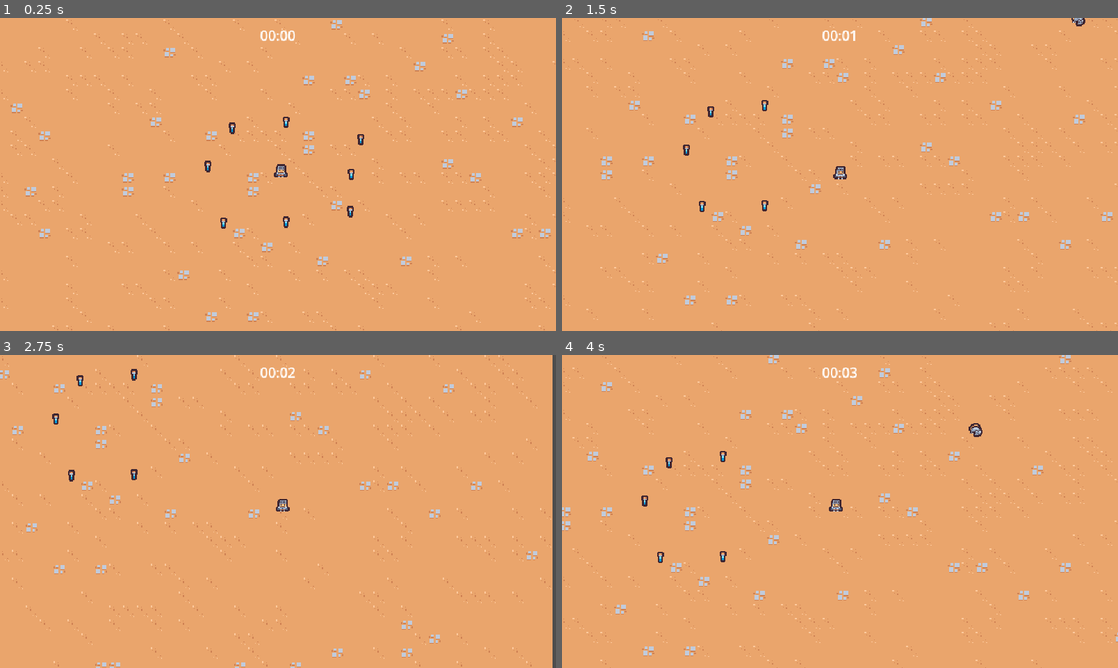
Above: before the commit, frames 1-4 (two rows, left to right).
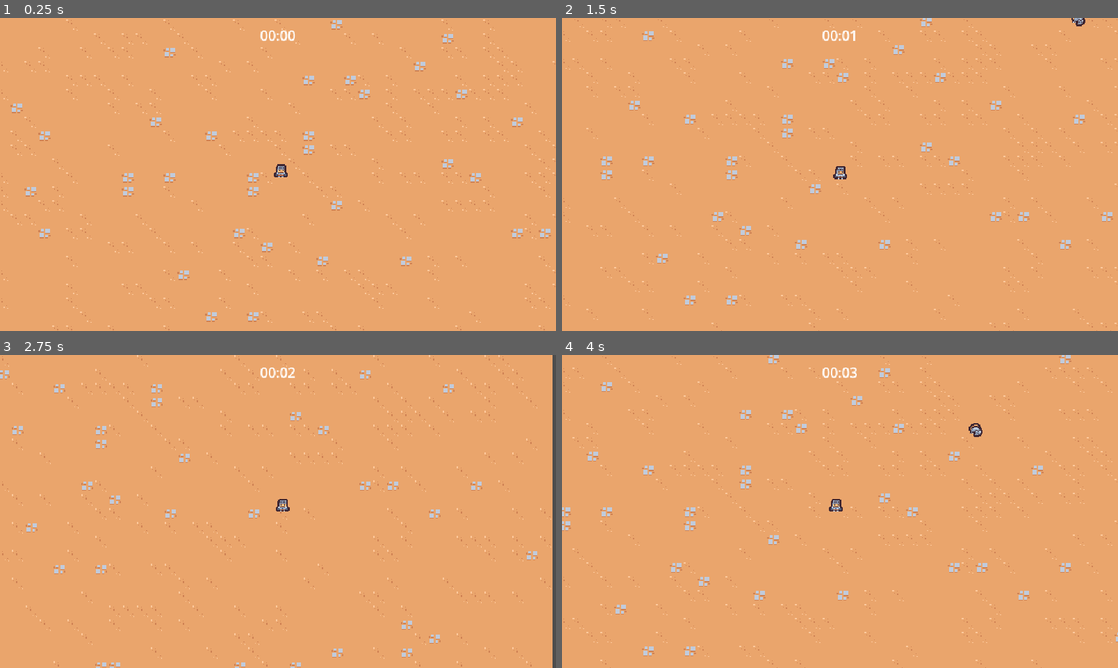
Above: after the commit, the same moments.

Repository: cstaaben/Gladiators
Game: Godot game, scene res://scenes/main/root.tscn
The game is run twice, just before and just after one commit, with the same random seed, the same clock (stepped at 60 frames per second) and the same inputs.
Inputs:
- Up to frame 1 (0.25 s): no input
- Up to frame 2 (1.5 s): hold Right (move_right) 0.53-1.28 s; hold S (move_down) from 1.28 s (still down)
- Up to frame 3 (2.75 s): release S (move_down) at 2.03 s; hold Right (move_right) from 2.03 s (still down)
- Up to frame 4 (4 s): release Right (move_right) at 2.78 s; hold Up (move_up) 2.78-3.53 s; hold Left (move_left) from 3.53 s (still down)

The runs differ from the first frame. In frame 1, 0.3% of the frame differs, in the area x 36-66%, y 31-68%; in frame 2, 0.2%; in frame 3, 0.2%; in frame 4, 0.2%.

Commit message:
Implement basic components and damage

Diff:
--- a/project.godot
+++ b/project.godot
@@ -63,8 +63,7 @@
 2d_physics/layer_1="Terrain"
 2d_physics/layer_2="Player"
 2d_physics/layer_3="Enemy"
-2d_physics/layer_4="EnemyCollision"
-2d_physics/layer_5="PlayerPickup"
+2d_physics/snap/snap_2d_transforms_to_pixel=true
 
 [rendering]
 
--- /dev/null
+++ b/scenes/ability/sword/sword_ability.gd
@@ -0,0 +1,4 @@
+extends Node2D
+class_name SwordAbility
+
+@onready var hitbox: HitboxComponent = $HitboxComponent
--- a/scenes/ability/sword/sword_ability.tscn
+++ b/scenes/ability/sword/sword_ability.tscn
@@ -1,6 +1,47 @@
-[gd_scene load_steps=6 format=3 uid="uid://ctnv0v6v8o0g5"]
+[gd_scene load_steps=8 format=3 uid="uid://ctnv0v6v8o0g5"]
 
 [ext_resource type="Texture2D" uid="uid://d2unnlclq4eox" path="res://scenes/ability/sword/sword.png" id="1_i8qm2"]
+[ext_resource type="Script" path="res://scenes/ability/sword/sword_ability.gd" id="1_ja4wb"]
+[ext_resource type="PackedScene" uid="uid://brdwjs2p2glh0" path="res://scenes/component/hit_box_component.tscn" id="2_4wyip"]
+
+[sub_resource type="Animation" id="Animation_x4jrf"]
+length = 0.001
+tracks/0/type = "value"
+tracks/0/imported = false
+tracks/0/enabled = true
+tracks/0/path = NodePath("Sprite:rotation")
+tracks/0/interp = 1
+tracks/0/loop_wrap = true
+tracks/0/keys = {
+"times": PackedFloat32Array(0),
+"transitions": PackedFloat32Array(1),
+"update": 0,
+"values": [0.0]
+}
+tracks/1/type = "value"
+tracks/1/imported = false
+tracks/1/enabled = true
+tracks/1/path = NodePath("Sprite:scale")
+tracks/1/interp = 1
+tracks/1/loop_wrap = true
+tracks/1/keys = {
+"times": PackedFloat32Array(0),
+"transitions": PackedFloat32Array(1),
+"update": 0,
+"values": [Vector2(1, 1)]
+}
+tracks/2/type = "value"
+tracks/2/imported = false
+tracks/2/enabled = true
+tracks/2/path = NodePath("HitboxComponent/CollisionShape2D:disabled")
+tracks/2/interp = 1
+tracks/2/loop_wrap = true
+tracks/2/keys = {
+"times": PackedFloat32Array(0),
+"transitions": PackedFloat32Array(1),
+"update": 1,
+"values": [true]
+}
 
 [sub_resource type="Animation" id="Animation_rgj2k"]
 resource_name = "swing"
@@ -47,7 +88,7 @@
 tracks/3/type = "value"
 tracks/3/imported = false
 tracks/3/enabled = true
-tracks/3/path = NodePath("Area2D/CollisionShape2D:disabled")
+tracks/3/path = NodePath("HitboxComponent/CollisionShape2D:disabled")
 tracks/3/interp = 1
 tracks/3/loop_wrap = true
 tracks/3/keys = {
@@ -57,55 +98,17 @@
 "values": [true, false, true]
 }
 
-[sub_resource type="Animation" id="Animation_x4jrf"]
-length = 0.001
-tracks/0/type = "value"
-tracks/0/imported = false
-tracks/0/enabled = true
-tracks/0/path = NodePath("Sprite:rotation")
-tracks/0/interp = 1
-tracks/0/loop_wrap = true
-tracks/0/keys = {
-"times": PackedFloat32Array(0),
-"transitions": PackedFloat32Array(1),
-"update": 0,
-"values": [0.0]
-}
-tracks/1/type = "value"
-tracks/1/imported = false
-tracks/1/enabled = true
-tracks/1/path = NodePath("Sprite:scale")
-tracks/1/interp = 1
-tracks/1/loop_wrap = true
-tracks/1/keys = {
-"times": PackedFloat32Array(0),
-"transitions": PackedFloat32Array(1),
-"update": 0,
-"values": [Vector2(1, 1)]
-}
-tracks/2/type = "value"
-tracks/2/imported = false
-tracks/2/enabled = true
-tracks/2/path = NodePath("Area2D/CollisionShape2D:disabled")
-tracks/2/interp = 1
-tracks/2/loop_wrap = true
-tracks/2/keys = {
-"times": PackedFloat32Array(0),
-"transitions": PackedFloat32Array(1),
-"update": 1,
-"values": [true]
-}
-
 [sub_resource type="AnimationLibrary" id="AnimationLibrary_m48ij"]
 _data = {
 "RESET": SubResource("Animation_x4jrf"),
 "swing": SubResource("Animation_rgj2k")
 }
 
-[sub_resource type="RectangleShape2D" id="RectangleShape2D_q8cio"]
+[sub_resource type="RectangleShape2D" id="RectangleShape2D_u1b6u"]
 size = Vector2(30, 30)
 
 [node name="SwordAbility" type="Node2D"]
+script = ExtResource("1_ja4wb")
 
 [node name="AnimationPlayer" type="AnimationPlayer" parent="."]
 autoplay = "swing"
@@ -117,11 +120,9 @@
 texture = ExtResource("1_i8qm2")
 offset = Vector2(2.08165e-12, -4)
 
-[node name="Area2D" type="Area2D" parent="."]
-collision_layer = 4
-collision_mask = 0
+[node name="HitboxComponent" parent="." instance=ExtResource("2_4wyip")]
 
-[node name="CollisionShape2D" type="CollisionShape2D" parent="Area2D"]
+[node name="CollisionShape2D" type="CollisionShape2D" parent="HitboxComponent"]
 position = Vector2(15, 2.08165e-12)
-shape = SubResource("RectangleShape2D_q8cio")
+shape = SubResource("RectangleShape2D_u1b6u")
 disabled = true
--- a/scenes/ability/sword/sword_ability_controller.gd
+++ b/scenes/ability/sword/sword_ability_controller.gd
@@ -3,6 +3,7 @@
 
 const MAX_RANGE = 150
 @export var sword_ability: PackedScene
+var damage = 5
 
 
 func _ready():
@@ -27,8 +28,10 @@
 		return a_dist < b_dist
 	)
 
-	var sword_instance = sword_ability.instantiate() as Node2D
+	var sword_instance = sword_ability.instantiate() as SwordAbility
 	player.get_parent().add_child(sword_instance)
+	sword_instance.hitbox.damage = damage
+
 	sword_instance.global_position = enemies[0].global_position
 	sword_instance.global_position += Vector2.RIGHT.rotated(randf_range(0, TAU)) * 4
 
--- a/scenes/autoload/game_events.gd
+++ b/scenes/autoload/game_events.gd
@@ -1,7 +1,7 @@
 extends Node
 
 
-signal exp_vial_collected(number: float)
+signal xp_vial_collected(number: float)
 
-func emit_exp_vial_collected(number: float):
-	exp_vial_collected.emit(number)
+func emit_xp_vial_collected(number: float):
+	xp_vial_collected.emit(number)
--- a/scenes/component/health_component.gd
+++ b/scenes/component/health_component.gd
@@ -1,4 +1,5 @@
 extends Node
+class_name HealthComponent
 
 
 signal died
@@ -13,6 +14,9 @@
 
 func damage(amount: float):
 	current = max(current - amount, 0)
+	Callable(check_death).call_deferred()
+
+func check_death():
 	if current > 0:
 		return
 
--- /dev/null
+++ b/scenes/component/hit_box_component.gd
@@ -0,0 +1,4 @@
+extends Area2D
+class_name HitboxComponent
+
+var damage = 0
--- /dev/null
+++ b/scenes/component/hit_box_component.tscn
@@ -0,0 +1,8 @@
+[gd_scene load_steps=2 format=3 uid="uid://brdwjs2p2glh0"]
+
+[ext_resource type="Script" path="res://scenes/component/hit_box_component.gd" id="1_dc7pv"]
+
+[node name="HitboxComponent" type="Area2D"]
+collision_layer = 4
+collision_mask = 0
+script = ExtResource("1_dc7pv")
--- /dev/null
+++ b/scenes/component/hurt_box_component.gd
@@ -0,0 +1,17 @@
+extends Area2D
+class_name HurtboxComponent
+
+
+@export var health: HealthComponent
+
+
+func _ready():
+    area_entered.connect(on_area_entered)
+
+
+func on_area_entered(area: Area2D):
+    if not area is HitboxComponent or health == null:
+        return
+
+    var hitbox = area as HitboxComponent
+    health.damage(hitbox.damage)
--- /dev/null
+++ b/scenes/component/hurt_box_component.tscn
@@ -0,0 +1,8 @@
+[gd_scene load_steps=2 format=3 uid="uid://ckbkksdk7rjau"]
+
+[ext_resource type="Script" path="res://scenes/component/hurt_box_component.gd" id="1_tvva8"]
+
+[node name="HurtboxComponent" type="Area2D"]
+collision_layer = 0
+collision_mask = 5
+script = ExtResource("1_tvva8")
--- /dev/null
+++ b/scenes/component/vial_drop_component.gd
@@ -0,0 +1,18 @@
+extends Node
+
+
+@export_range(0,1) var drop_percent: float = 0.5
+@export var health_component: Node
+@export var vial_scene: PackedScene
+
+func _ready():
+    (health_component as HealthComponent).died.connect(on_died)
+
+func on_died():
+    if vial_scene == null or not owner is Node2D or randf() > drop_percent:
+        return
+
+    var spawn_position = (owner as Node2D).global_position
+    var vial_instance = vial_scene.instantiate() as Node2D
+    owner.get_parent().add_child(vial_instance)
+    vial_instance.global_position = spawn_position
--- /dev/null
+++ b/scenes/component/vial_drop_component.tscn
@@ -0,0 +1,8 @@
+[gd_scene load_steps=3 format=3 uid="uid://b1t3qmtil0nvp"]
+
+[ext_resource type="Script" path="res://scenes/component/vial_drop_component.gd" id="1_7v7lm"]
+[ext_resource type="PackedScene" uid="uid://bri5gmy3ic52o" path="res://scenes/game_object/experience_vial/experience_vial.tscn" id="2_u7njw"]
+
+[node name="VialDropComponent" type="Node"]
+script = ExtResource("1_7v7lm")
+vial_scene = ExtResource("2_u7njw")
--- a/scenes/game_object/enemy/enemy.gd
+++ b/scenes/game_object/enemy/enemy.gd
@@ -3,8 +3,7 @@
 
 const MAX_SPEED = 40
 
-func _ready():
-	$Area2D.area_entered.connect(on_area_entered)
+@onready var health: HealthComponent = $HealthComponent
 
 
 func _process(_delta):
@@ -18,7 +17,3 @@
 	if player != null:
 		return (player.global_position - global_position).normalized()
 	return Vector2.ZERO
-
-
-func on_area_entered(_area: Area2D):
-	queue_free()
--- a/scenes/game_object/enemy/enemy.tscn
+++ b/scenes/game_object/enemy/enemy.tscn
@@ -1,9 +1,12 @@
-[gd_scene load_steps=5 format=3]
+[gd_scene load_steps=8 format=3 uid="uid://bkaafh1kht3l"]
 
 [ext_resource type="Texture2D" uid="uid://cp6iukrlmk5jx" path="res://scenes/game_object/enemy/enemy.png" id="1_1t6eo"]
+[ext_resource type="PackedScene" uid="uid://cxr7r8lu6oe7y" path="res://scenes/component/health_component.tscn" id="2_0b0ca"]
 [ext_resource type="Script" path="res://scenes/game_object/enemy/enemy.gd" id="2_4h8b4"]
+[ext_resource type="PackedScene" uid="uid://b1t3qmtil0nvp" path="res://scenes/component/vial_drop_component.tscn" id="3_iw1xt"]
+[ext_resource type="PackedScene" uid="uid://ckbkksdk7rjau" path="res://scenes/component/hurt_box_component.tscn" id="4_qww0k"]
 
-[sub_resource type="CircleShape2D" id="CircleShape2D_n22mh"]
+[sub_resource type="CircleShape2D" id="CircleShape2D_khgdg"]
 radius = 12.0
 
 [sub_resource type="CircleShape2D" id="CircleShape2D_1fhha"]
@@ -15,13 +18,17 @@
 motion_mode = 1
 script = ExtResource("2_4h8b4")
 
-[node name="Area2D" type="Area2D" parent="."]
-collision_layer = 0
-collision_mask = 5
+[node name="HealthComponent" parent="." instance=ExtResource("2_0b0ca")]
 
-[node name="CollisionShape2D" type="CollisionShape2D" parent="Area2D"]
+[node name="VialDropComponent" parent="." node_paths=PackedStringArray("health_component") instance=ExtResource("3_iw1xt")]
+health_component = NodePath("../HealthComponent")
+
+[node name="HurtboxComponent" parent="." node_paths=PackedStringArray("health") instance=ExtResource("4_qww0k")]
+health = NodePath("../HealthComponent")
+
+[node name="CollisionShape2D" type="CollisionShape2D" parent="HurtboxComponent"]
 position = Vector2(2.08165e-12, -5)
-shape = SubResource("CircleShape2D_n22mh")
+shape = SubResource("CircleShape2D_khgdg")
 
 [node name="Sprite2D" type="Sprite2D" parent="."]
 texture = ExtResource("1_1t6eo")
--- a/scenes/game_object/experience_vial/experience_vial.gd
+++ b/scenes/game_object/experience_vial/experience_vial.gd
@@ -5,6 +5,6 @@
 	$Area2D.area_entered.connect(on_area_entered)
 
 
-func on_area_entered(area: Area2D):
-	GameEvents.emit_exp_vial_collected(1)
+func on_area_entered(_area: Area2D):
+	GameEvents.emit_xp_vial_collected(1)
 	queue_free()
--- a/scenes/main/root.tscn
+++ b/scenes/main/root.tscn
@@ -7,7 +7,6 @@
 [ext_resource type="PackedScene" uid="uid://do67853sq8vsl" path="res://scenes/manager/arena_time_manager.tscn" id="2_5xanb"]
 [ext_resource type="PackedScene" path="res://scenes/game_object/game_camera/game_camera.tscn" id="3_5824q"]
 [ext_resource type="PackedScene" uid="uid://dp2a6sfm7uy4v" path="res://scenes/manager/experience_manager.tscn" id="4_homls"]
-[ext_resource type="PackedScene" uid="uid://bri5gmy3ic52o" path="res://scenes/game_object/experience_vial/experience_vial.tscn" id="7_3mbp6"]
 
 [node name="Root" type="Node2D"]
 
@@ -29,27 +28,3 @@
 position = Vector2(504, 488)
 
 [node name="GameCamera" parent="." instance=ExtResource("3_5824q")]
-
-[node name="ExperienceVial" parent="." instance=ExtResource("7_3mbp6")]
-position = Vector2(585, 484)
-
-[node name="ExperienceVial2" parent="." instance=ExtResource("7_3mbp6")]
-position = Vector2(448, 431)
-
-[node name="ExperienceVial3" parent="." instance=ExtResource("7_3mbp6")]
-position = Vector2(584, 527)
-
-[node name="ExperienceVial4" parent="." instance=ExtResource("7_3mbp6")]
-position = Vector2(510, 539)
-
-[node name="ExperienceVial5" parent="." instance=ExtResource("7_3mbp6")]
-position = Vector2(438, 540)
-
-[node name="ExperienceVial6" parent="." instance=ExtResource("7_3mbp6")]
-position = Vector2(420, 475)
-
-[node name="ExperienceVial7" parent="." instance=ExtResource("7_3mbp6")]
-position = Vector2(510, 424)
-
-[node name="ExperienceVial8" parent="." instance=ExtResource("7_3mbp6")]
-position = Vector2(596, 444)
--- a/scenes/manager/experience_manager.gd
+++ b/scenes/manager/experience_manager.gd
@@ -1,15 +1,15 @@
 extends Node
 
-var current_exp = 0
+var current_xp = 0
 
 func _ready():
-	GameEvents.exp_vial_collected.connect(on_exp_vial_collected)
+	GameEvents.xp_vial_collected.connect(on_xp_vial_collected)
 
 
-func on_exp_vial_collected(number: float):
+func on_xp_vial_collected(number: float):
 	inc_experience(number)
 
 
-func inc_experience(exp: float):
-	current_exp += exp
-	print(current_exp)
+func inc_experience(xp: float):
+	current_xp += xp
+	print(current_xp)
--- a/scenes/ui/arena_time_ui.gd
+++ b/scenes/ui/arena_time_ui.gd
@@ -3,7 +3,7 @@
 @export var arena_time_manager: Node
 @onready var label = %Label
 
-func _process(delta):
+func _process(_delta):
 	if arena_time_manager == null:
 		return
 	var time_elapsed = arena_time_manager.get_time_elapsed()
Not shown: 1 places in scenes/main/root.tscn that only renumber resources
